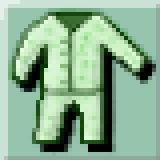
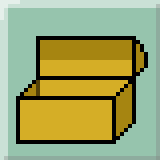
Before/after of a 160x160 layered artwork. What changed in the layer stack:
added layer "trait_quests" above "w_trait_quests" over [8, 8, 156, 156]
hid "trait_pyjama_party" over [8, 8, 156, 156]
